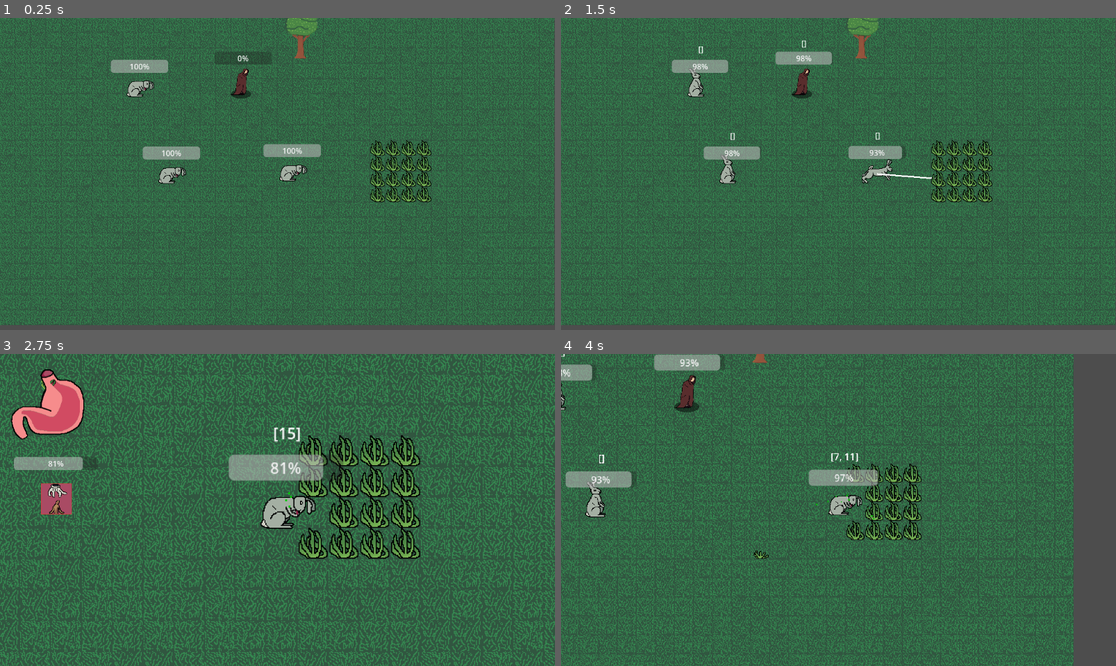
Above: before the commit, frames 1-4 (two rows, left to right).
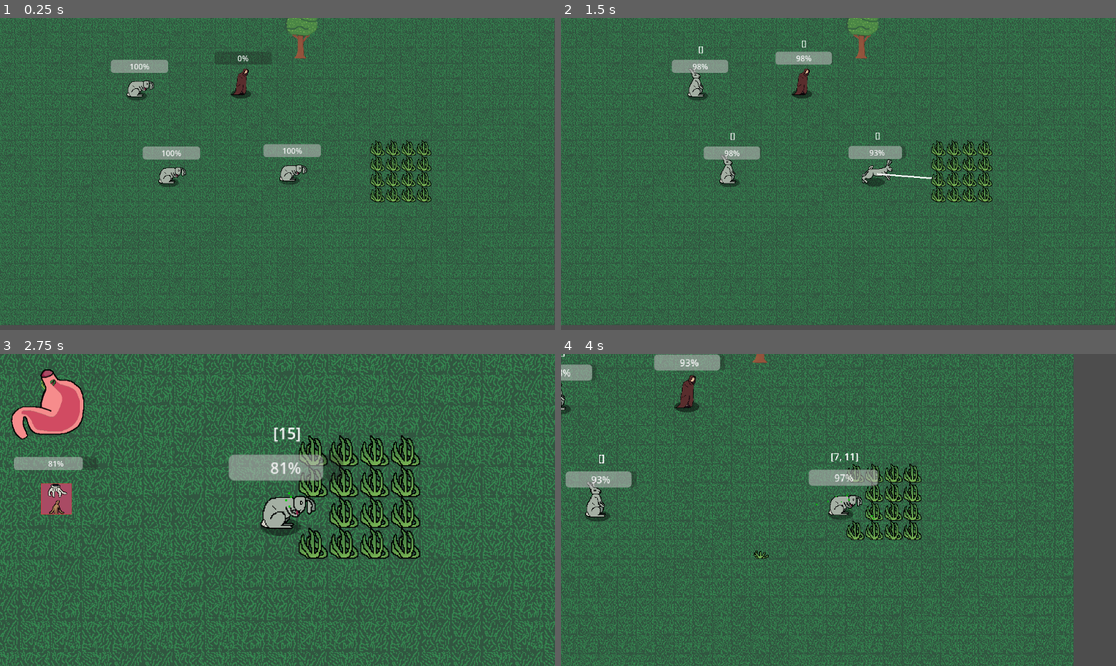
Above: after the commit, the same moments.

Repository: rundoom/Upraiser
Game: Godot game, scene res://creature/grass_test.tscn
Two runs of this game, one before a commit and one after it. Both use one fixed random seed, a clock stepped at 60 frames per second and the inputs below.
Inputs (mouse positions are in pixels of both pictures, inside the frame that each line leads up to):
- Up to frame 1 (0.25 s): no input
- Up to frame 2 (1.5 s): tap Enter at 0.5 s; move the mouse to (960, 158) at 0.52 s; press the mouse at (960, 158) at 0.53 s; move the mouse to (733, 174) at 1.27 s; release the mouse at (733, 174) at 1.28 s; right-click (733, 174) at 1.35 s
- Up to frame 3 (2.75 s): move the mouse to (338, 513) at 2.02 s; press the mouse at (338, 513) at 2.03 s
- Up to frame 4 (4 s): release the mouse at (899, 513) at 2.75 s; click (616, 497) at 2.75 s; move the mouse to (810, 572) at 3.52 s; right-click (810, 572) at 3.6 s

The runs differ from the first frame. In frame 1, 0.1% of the frame differs, in the area x 22-54%, y 23-55%; in frame 2, 0.1%; in frame 3, 0.2%, in the area x 46-55%, y 52-59%; in frame 4, 0.2%.

Commit message:
Rabbit shadows

Diff:
--- a/creature/grass_test.tscn
+++ b/creature/grass_test.tscn
@@ -25,8 +25,3 @@
 
 [node name="Marker2D" type="Marker2D" parent="." index="7"]
 position = Vector2(512.5, 352.5)
-
-[connection signal="tree_exiting" from="Rabbit" to="Rabbit" method="_on_tree_exiting" flags=18]
-[connection signal="tree_exiting" from="Rabbit2" to="Rabbit2" method="_on_tree_exiting" flags=18]
-[connection signal="tree_exiting" from="Rabbit3" to="Rabbit3" method="_on_tree_exiting" flags=18]
-[connection signal="tree_exiting" from="Alfred" to="Alfred" method="_on_tree_exiting" flags=18]
--- a/creature/rabbit.tscn
+++ b/creature/rabbit.tscn
@@ -1,8 +1,9 @@
-[gd_scene load_steps=11 format=3 uid="uid://8jif2hfscjrg"]
+[gd_scene load_steps=12 format=3 uid="uid://8jif2hfscjrg"]
 
 [ext_resource type="PackedScene" uid="uid://cqwsdxnbwchf4" path="res://creature/npc/npc.tscn" id="1_kuli1"]
 [ext_resource type="Texture2D" uid="uid://bkfh7c6es6kqu" path="res://creature/npc/заяц(почти готов).png" id="2_mywt6"]
 [ext_resource type="Script" path="res://creature/rabbit.gd" id="2_uebtf"]
+[ext_resource type="Texture2D" uid="uid://xkmthc0r841w" path="res://creature/npc/14.png" id="3_kvnr4"]
 
 [sub_resource type="AtlasTexture" id="AtlasTexture_rs1pw"]
 atlas = ExtResource("2_mywt6")
@@ -73,11 +74,17 @@
 script = ExtResource("2_uebtf")
 allowed_food = Array[StringName]([&"by:rabbit"])
 
-[node name="AnimatedSprite2D" parent="Rotator" index="0"]
+[node name="14" type="Sprite2D" parent="Rotator" index="0"]
+modulate = Color(1, 1, 1, 0.380392)
+position = Vector2(-5, 17)
+scale = Vector2(0.0820313, 0.0369141)
+texture = ExtResource("3_kvnr4")
+
+[node name="AnimatedSprite2D" parent="Rotator" index="1"]
 position = Vector2(0, -13)
 sprite_frames = SubResource("SpriteFrames_l6sil")
 animation = &"eat"
 
-[node name="FoodParticles" parent="Rotator" index="1"]
+[node name="FoodParticles" parent="Rotator" index="2"]
 amount = 16
 process_material = SubResource("ParticleProcessMaterial_6fphe")
